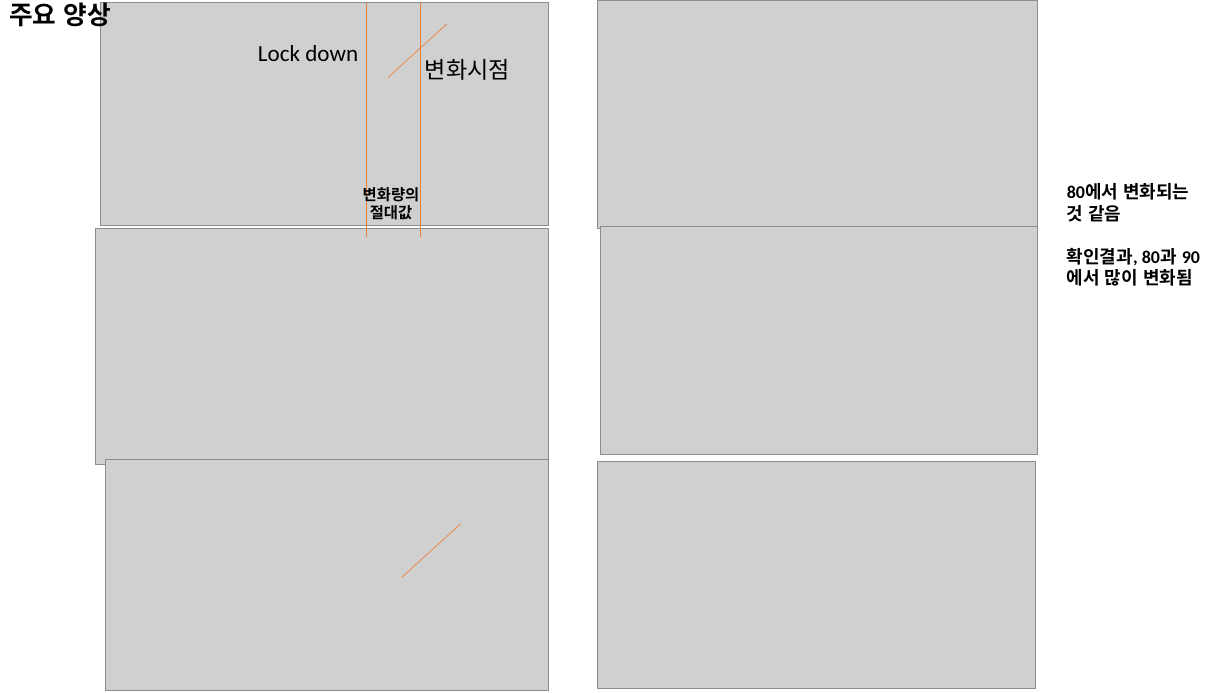
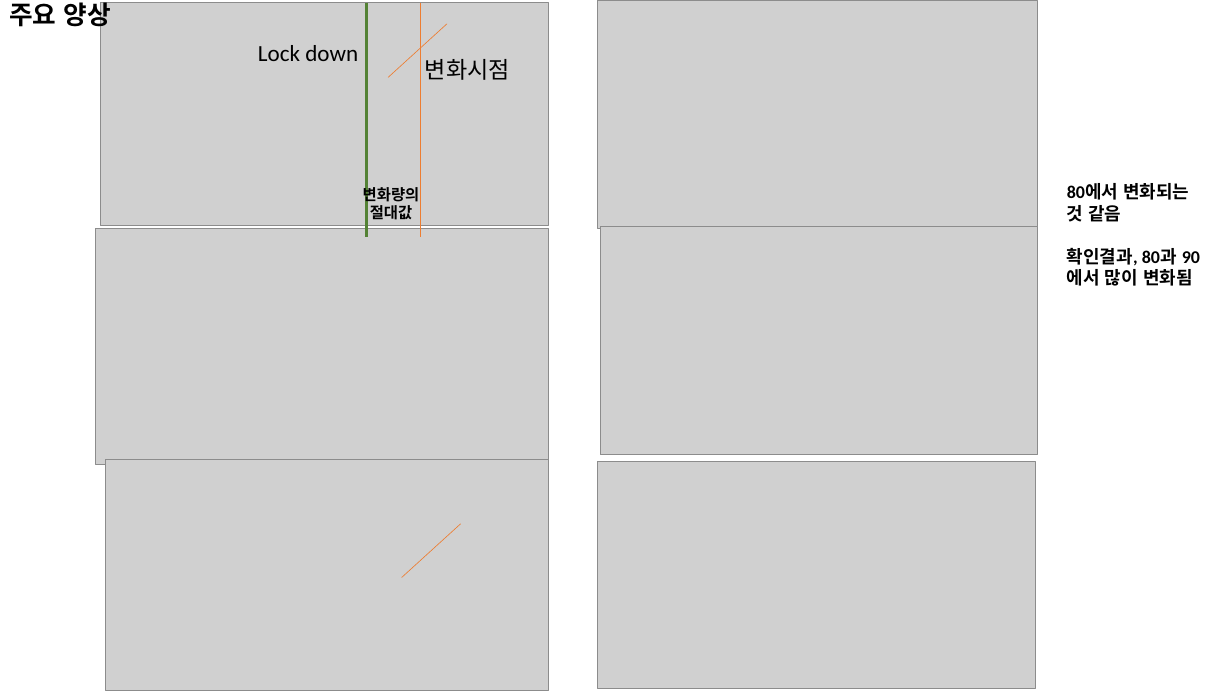
Before and after one commit to pcyoung75/GlobalForecasting, a slide deck: slide 6 of doc/Paper Images.pptx. Drawn at 1232x693 pixels with LibreOffice and Linux fonts; fonts in the diff are those of the drawing; grey boxes stand for pictures. Boxes give left, top, right and bottom in pixels: in the first picture for what was removed or moved away, otherwise in the second. Text is boxed around its words. In the diff, an @@ line names an element or a change of style, - is before the commit and + after.

```diff
--- a/doc/Paper Images.pptx
+++ b/doc/Paper Images.pptx
@@ line (366, 3) - (366, 237): stroke #ED7D31 0.5 pt to #548235 2.25 pt @@
```
Also in this commit, not shown: 3 other slides changed, 1 slide added, 4 other files.
